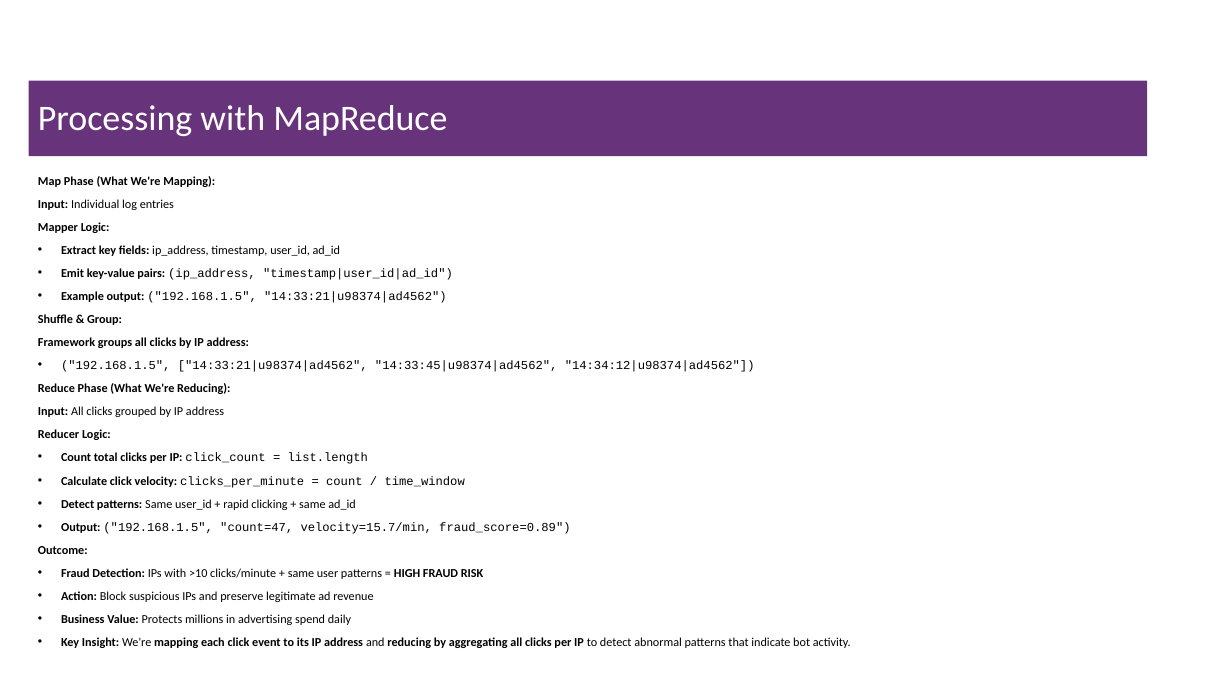
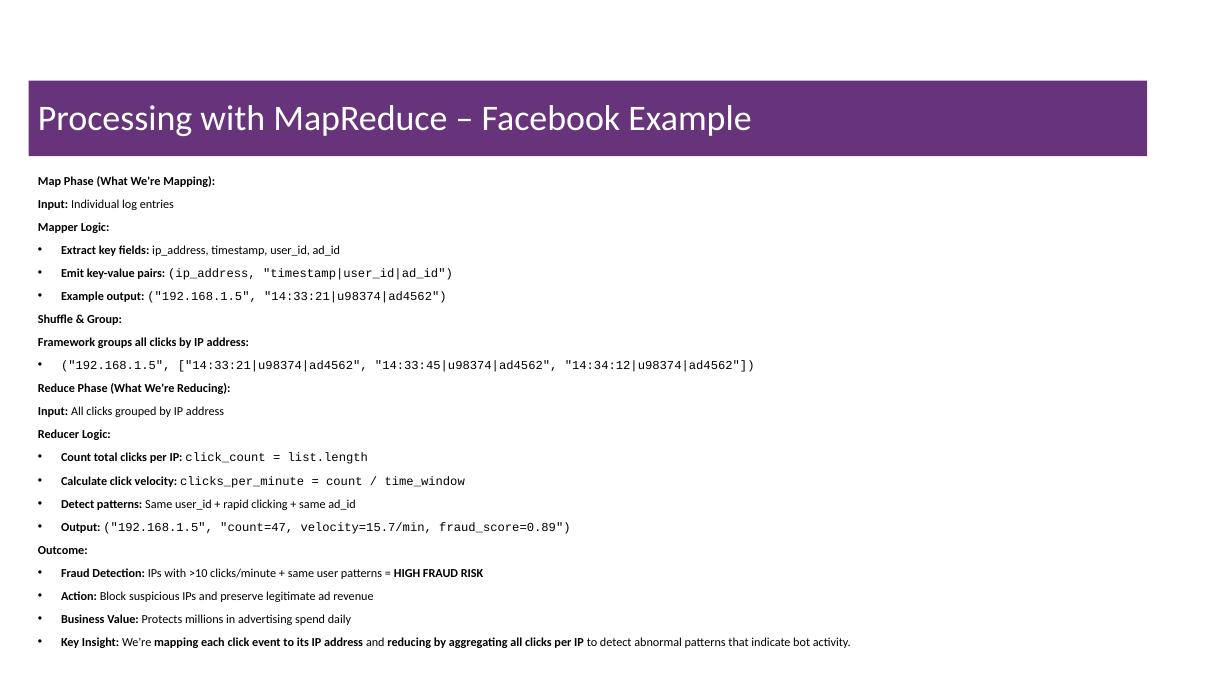
Before and after one commit to msfasha/307401-Big-Data, a slide deck: slide 16 of 20243/section_2_introduction_to_hadoop_eco_system/2-Introduction to Hadoop Eco System.pptx. Drawn at 1232x693 pixels with LibreOffice and Linux fonts; fonts in the diff are those of the drawing; background and template pictures are left out. Boxes give left, top, right and bottom in pixels: in the first picture for what was removed or moved away, otherwise in the second. Text is boxed around its words. In the diff, an @@ line names an element or a change of style, - is before the commit and + after.

```diff
--- a/20243/section_2_introduction_to_hadoop_eco_system/2-Introduction to Hadoop Eco System.pptx
+++ b/20243/section_2_introduction_to_hadoop_eco_system/2-Introduction to Hadoop Eco System.pptx
@@ title at bbox=[38, 105, 751, 136]: text changed @@
-Processing with MapReduce
+Processing with MapReduce – Facebook Example
```
Also in this commit, not shown: 24 other slides changed.
